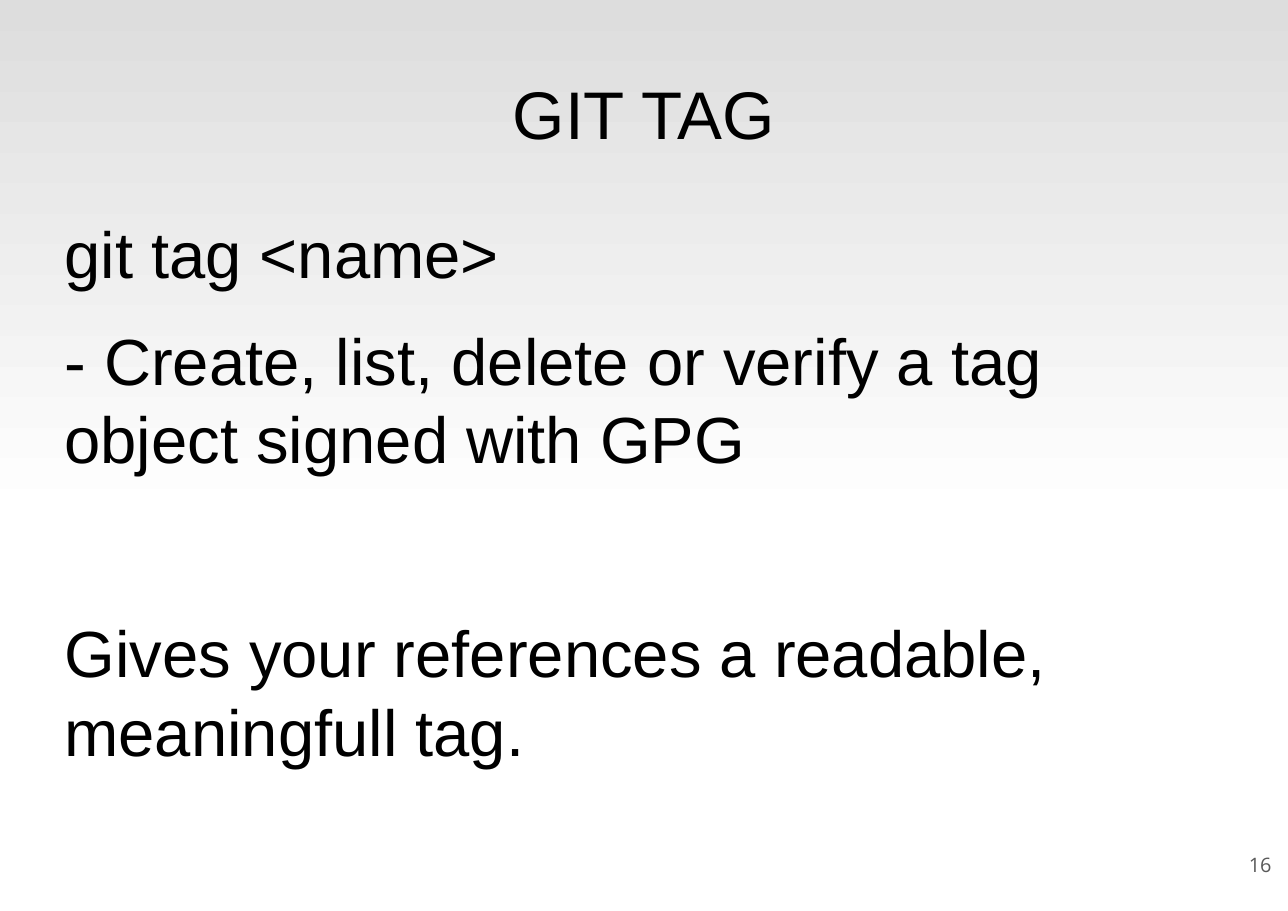
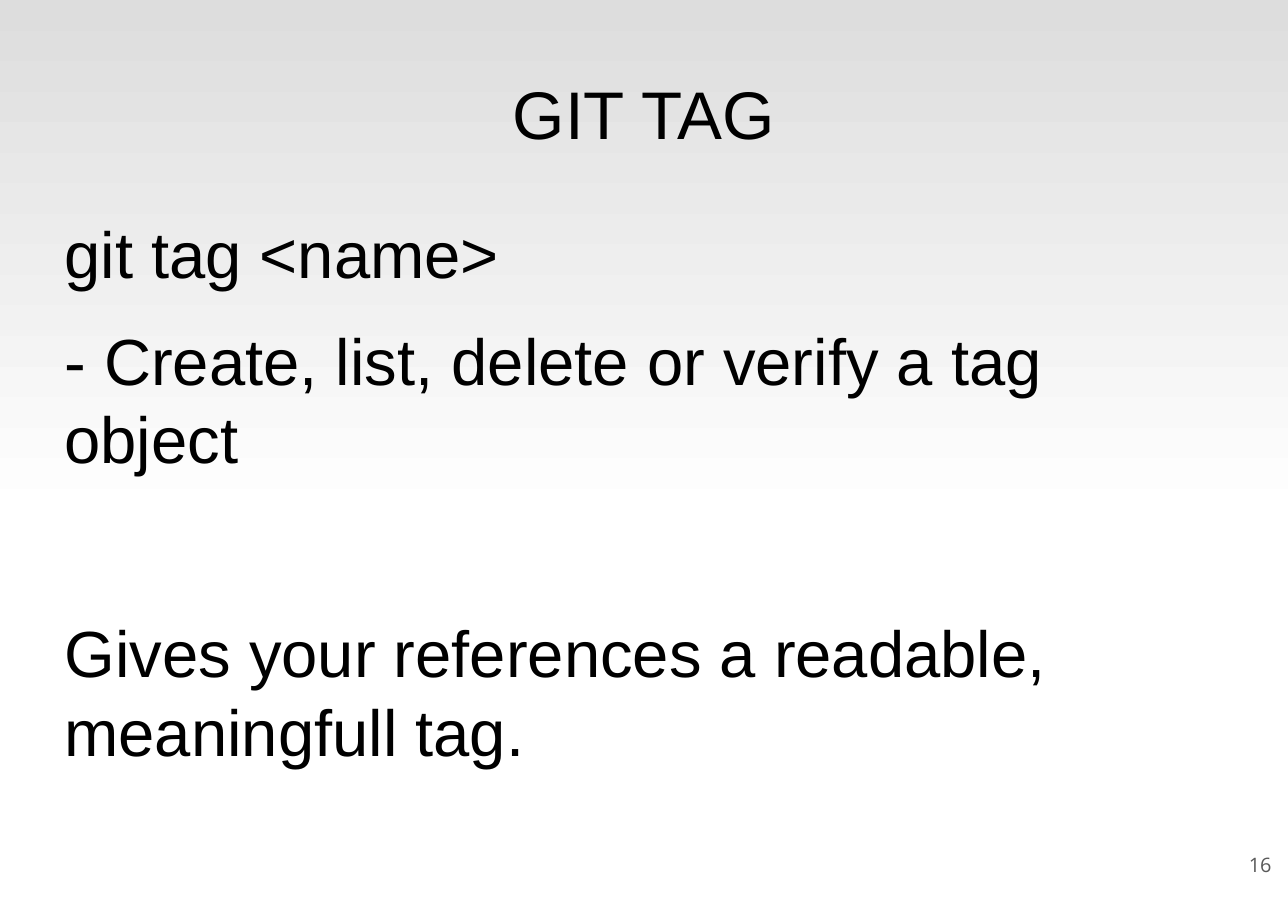
Before and after one commit to rickvek/Workshop-GIT, a slide deck: slide 16 of Git-Workshop.odp. Drawn at 1288x911 pixels with LibreOffice and Linux fonts; fonts in the diff are those of the drawing. Boxes give left, top, right and bottom in pixels: in the first picture for what was removed or moved away, otherwise in the second. Text is boxed around its words. In the diff, an @@ line names an element or a change of style, - is before the commit and + after.

```diff
--- a/Git-Workshop.odp
+++ b/Git-Workshop.odp
@@ text at (64,337,1042,476): text changed @@
-- Create, list, delete or verify a tag object signed with GPG
+- Create, list, delete or verify a tag object
```
Also in this commit, not shown: 1 other slide changed, 1 slide added.
